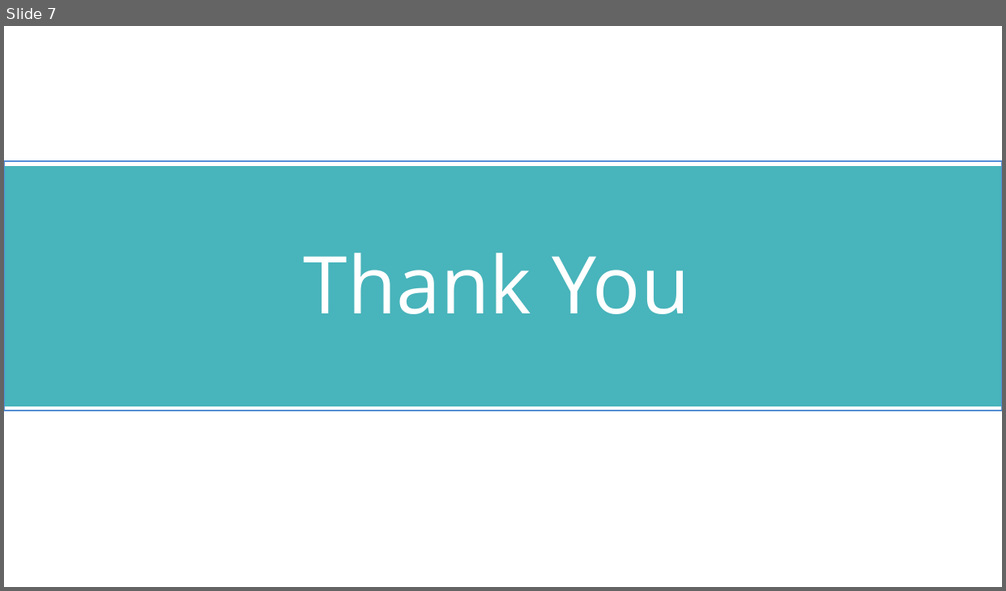
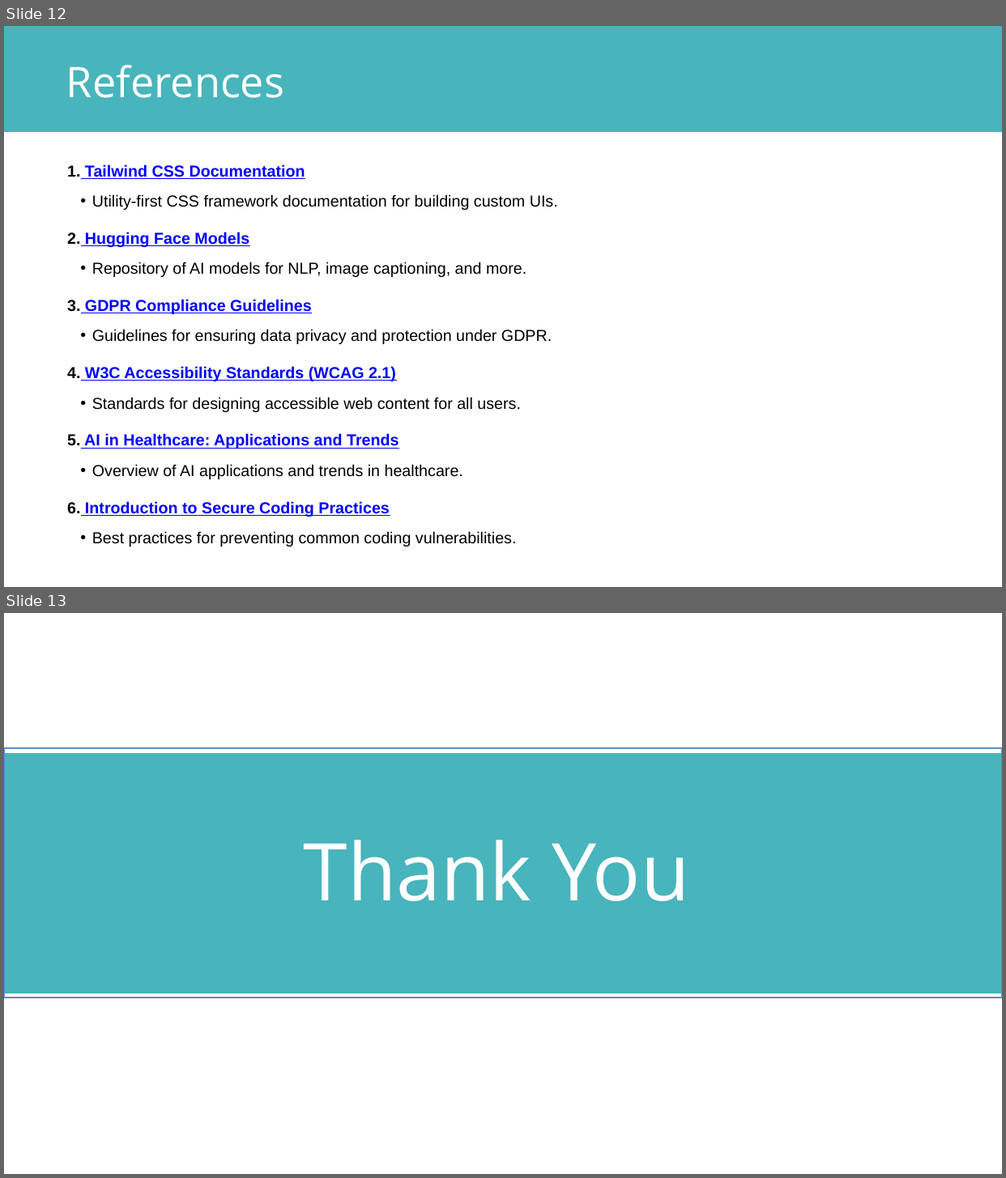
Before and after one commit to prashantzzz/cureAI, a slide deck: CUREAI.pptx. Shown one above the other, each under a label of ours: slide 7 before the commit, slides 12 and 13 after it. The pictures are 1006x591 and 1006x1178 pixels, drawn with LibreOffice and Linux fonts; fonts in the diff are those of the drawing. Boxes give left, top, right and bottom in pixels: in the first picture for what was removed or moved away, otherwise in the second. Text is boxed around its words. In the diff, an @@ line names an element or a change of style, - is before the commit and + after.

```diff
--- a/CUREAI.pptx
+++ b/CUREAI.pptx
@@ slide 12 added at [4,26,1002,587], background #FFFFFF @@
@@ freeform shape added at [4,26,1001,132], fill #48B4BB @@
@@ text added at [66,65,284,98], 61 pt, text #FFFFFF @@
+References
@@ text added at [67,165,558,547], 23 pt, text #000000 @@
+1. Tailwind CSS Documentation
+  • Utility-first CSS framework documentation for building custom UIs.
+2. Hugging Face Models
+  • Repository of AI models for NLP, image captioning, and more.
+3. GDPR Compliance Guidelines
+  • Guidelines for ensuring data privacy and protection under GDPR.
+4. W3C Accessibility Standards (WCAG 2.1)
+  • Standards for designing accessible web content for all users.
+5. AI in Healthcare: Applications and Trends
+  • Overview of AI applications and trends in healthcare.
+6. Introduction to Secure Coding Practices
+  • Best practices for preventing common coding vulnerabilities.
@@ what was slide 7 is now slide 13 @@
```
Also in this commit, not shown: 5 slides changed, 6 other slides added, 1 slide removed, 3 other files.
